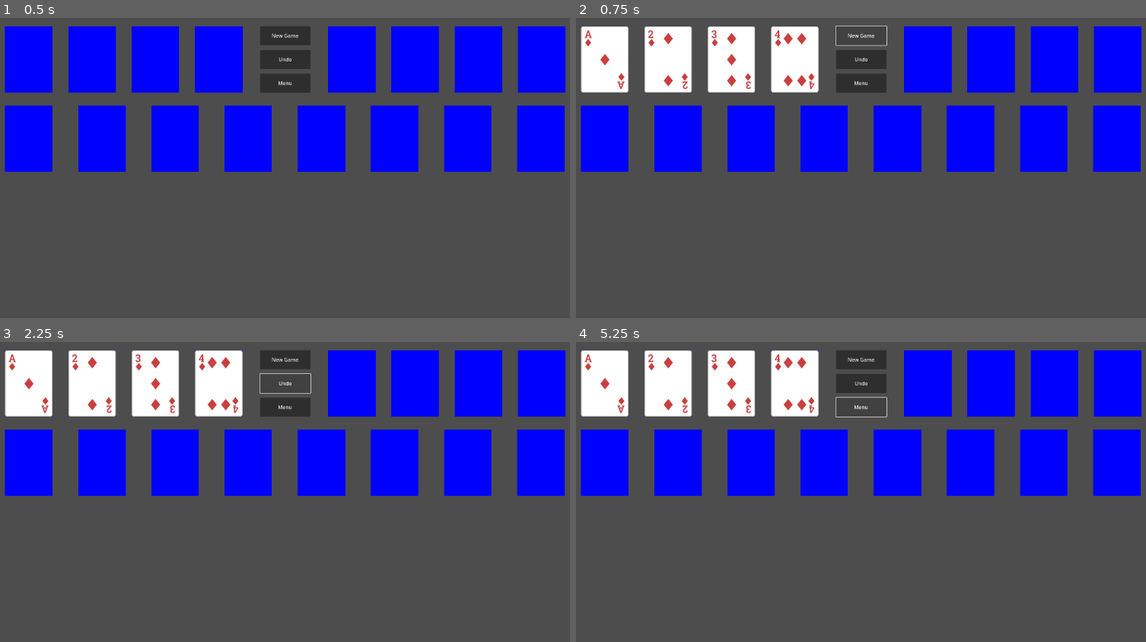
Above: before the commit, frames 1-4 (two rows, left to right).
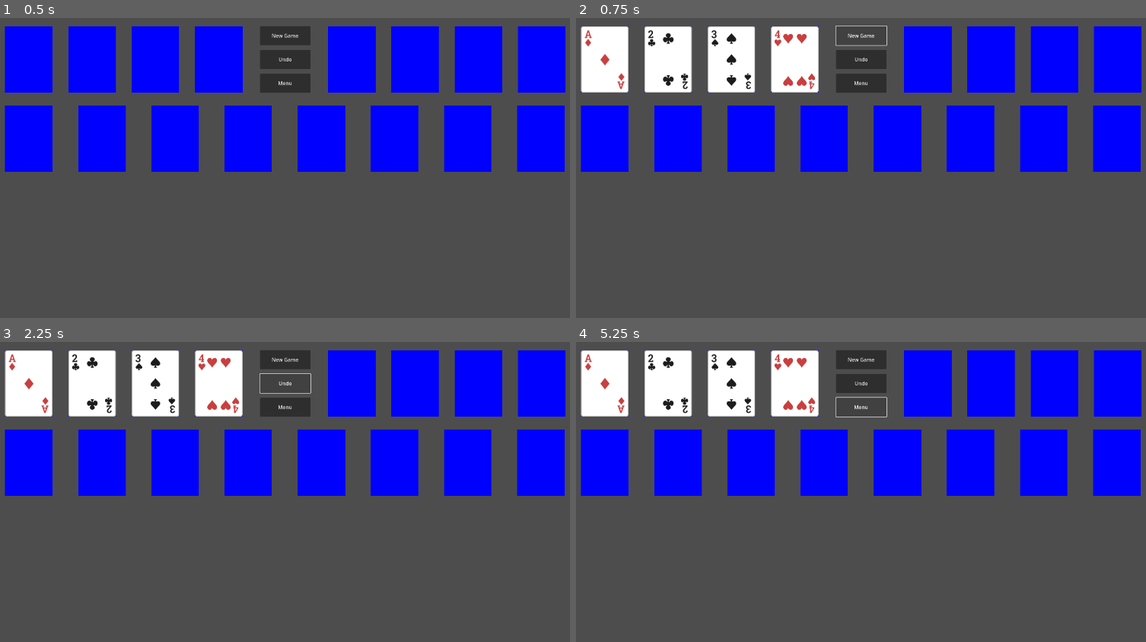
Above: after the commit, the same moments.

Repository: emabrey/card-framework
Game: Godot game, scene res://freecell/scenes/main_game/freecell_game.tscn
Two runs of this game, one before a commit and one after it. Both use one fixed random seed, a clock stepped at 60 frames per second and the inputs below. The project has no main scene, so this scene is started directly.
Inputs:
- Up to frame 1 (0.5 s): no input
- Up to frame 2 (0.75 s): click "New Game" at 0.5 s
- Up to frame 3 (2.25 s): click "New Game" at 1.25 s; click "Undo" at 2 s
- Up to frame 4 (5.25 s): click "Undo" at 2.75 s; click "New Game" at 3.5 s; click "Undo" at 4.25 s; click "Menu" at 5 s

Frame 1 is identical in both runs. In frame 2, 0.5% of the frame differs, in the area x 12-42%, y 4-24%; in frame 3, 0.5%; in frame 4, 0.5%.

Commit message:
feat(tableau): update card drop condition for tableau

Diff:
--- a/freecell/scenes/card/playing_card.gd
+++ b/freecell/scenes/card/playing_card.gd
@@ -3,6 +3,7 @@
 
 enum Suit {SPADE = 1, HEART = 2, DIAMOND = 3, CLUB = 4, NONE = 0}
 enum Number {_2 = 2, _3 = 3, _4 = 4, _5 = 5, _6 = 6, _7 = 7, _8 = 8, _9 = 9, _10 = 10, _J = 11, _Q = 12, _K = 13, _A = 1, _OTHER = 0}
+enum CardColor {BLACK = 1, RED = 2, NONE = 0}
 
 var suit: Suit :
 	get():
@@ -12,12 +13,31 @@
 	get():
 		return _get_number_from_string(card_info["value"])
 
+var card_color: CardColor :
+	get():
+		match suit:
+			Suit.SPADE:
+				return CardColor.BLACK
+			Suit.HEART:
+				return CardColor.RED
+			Suit.DIAMOND:
+				return CardColor.RED
+			Suit.CLUB:
+				return CardColor.BLACK
+			_:
+				return CardColor.NONE
+		return CardColor.NONE
+
 
 func is_next_number(target_card: PlayingCard) -> bool:
 	var current_number = int(number)
 	var target_number = int(target_card.number)
 	var next_number = (current_number % 13) + 1
 	return next_number == target_number
+
+
+func is_different_color(other: PlayingCard) -> bool:
+	return card_color != other.card_color
 
 
 func _get_suit_from_string(_str: String) -> Suit:
--- a/freecell/scenes/card_container/tableau.gd
+++ b/freecell/scenes/card_container/tableau.gd
@@ -2,8 +2,21 @@
 extends Pile
 
 func card_can_be_added(_card: Card) -> bool:
-	var playing_card = _card as PlayingCard
-	if playing_card == null:
+	var target_card = _card as PlayingCard
+	if target_card == null:
 		return false
 
-	return true
+	if _held_cards.is_empty():
+		return true
+
+	var current_top_card = _held_cards.back() as PlayingCard
+	if current_top_card.number == PlayingCard.Number._A:
+		return false
+
+	if not current_top_card.is_different_color(target_card):
+		return false
+
+	if target_card.is_next_number(current_top_card):
+		return true
+
+	return false
--- a/freecell/scenes/main_game/freecell_game.gd
+++ b/freecell/scenes/main_game/freecell_game.gd
@@ -12,6 +12,6 @@
 	var freecell_4 = $CardManager/Freecell_4
 	var card_factory = $CardManager/FrecellCardFactory
 	card_factory.create_card("diamond_A", freecell_1)
-	card_factory.create_card("diamond_2", freecell_2)
-	card_factory.create_card("diamond_3", freecell_3)
-	card_factory.create_card("diamond_4", freecell_4)
+	card_factory.create_card("club_2", freecell_2)
+	card_factory.create_card("spade_3", freecell_3)
+	card_factory.create_card("heart_4", freecell_4)
